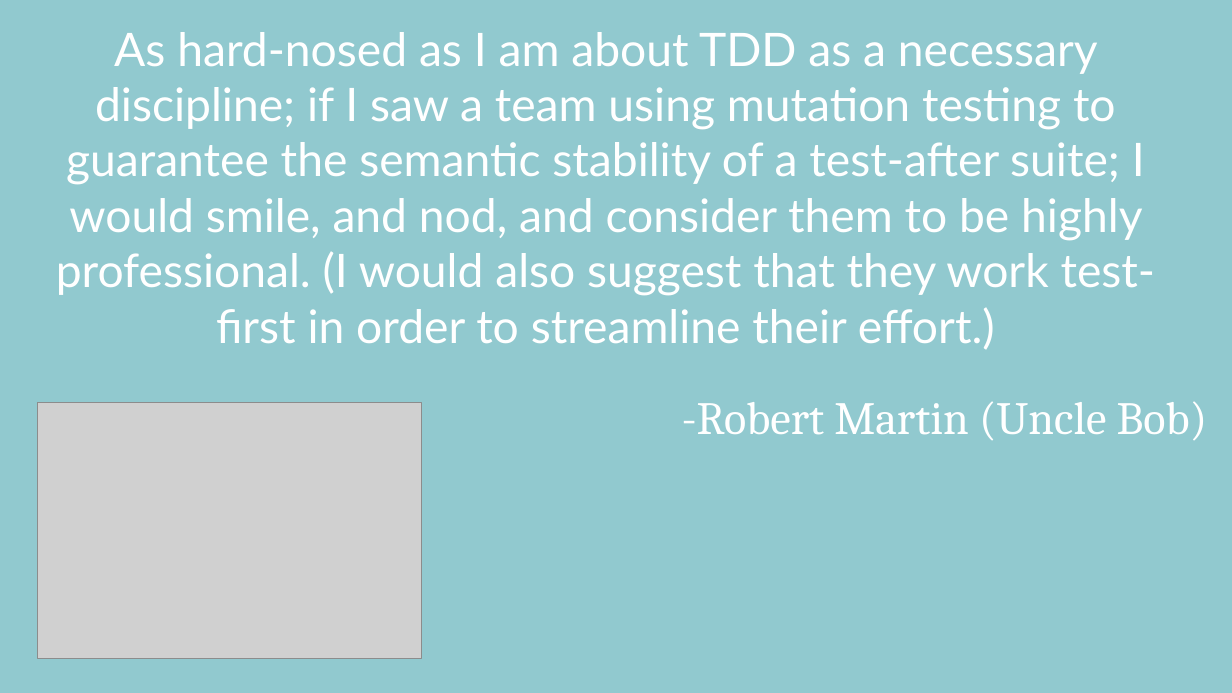
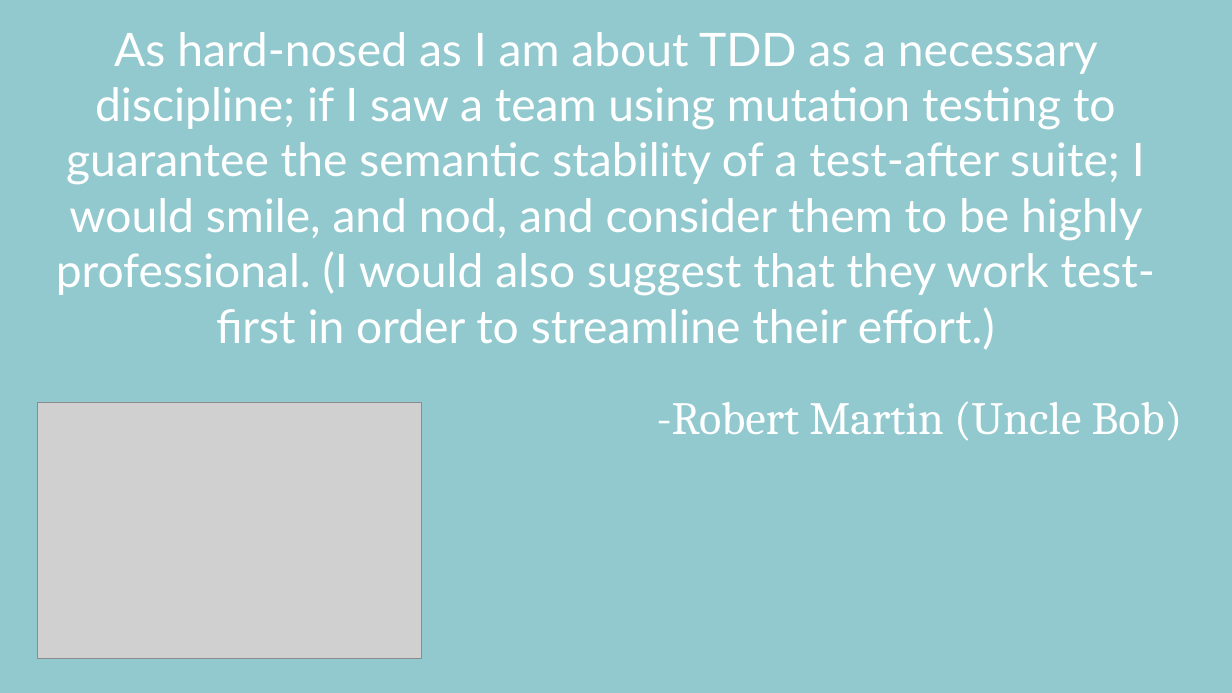
Before and after one commit to MatthewYKnowles/samcart-lunchlearn-mutation-testing, a slide deck: slide 18 of Who Watches the Watchmen.pptx. Drawn at 1232x693 pixels with LibreOffice and Linux fonts; fonts in the diff are those of the drawing; grey boxes stand for pictures. Boxes give left, top, right and bottom in pixels: in the first picture for what was removed or moved away, otherwise in the second. Text is boxed around its words. In the diff, an @@ line names an element or a change of style, - is before the commit and + after.

```diff
--- a/Who Watches the Watchmen.pptx
+++ b/Who Watches the Watchmen.pptx
@@ text "-Robert Martin (Uncle Bob)": place and size @@
-text "-Robert Martin (Uncle Bob)" at bbox=[682, 401, 1208, 440]
+text "-Robert Martin (Uncle Bob)" at bbox=[657, 401, 1183, 440]
```
Also in this commit, not shown: 3 other slides changed, 4 other files.
